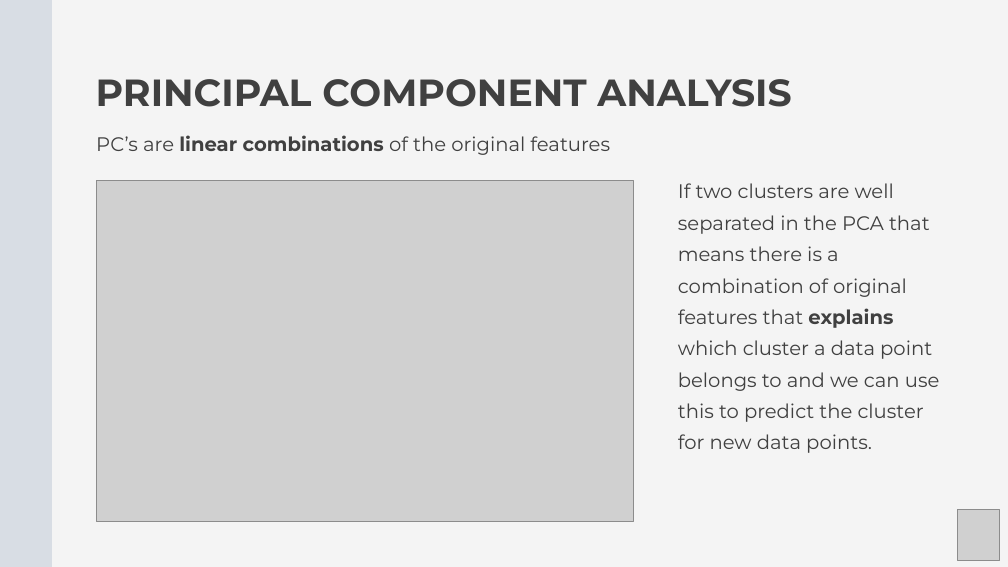
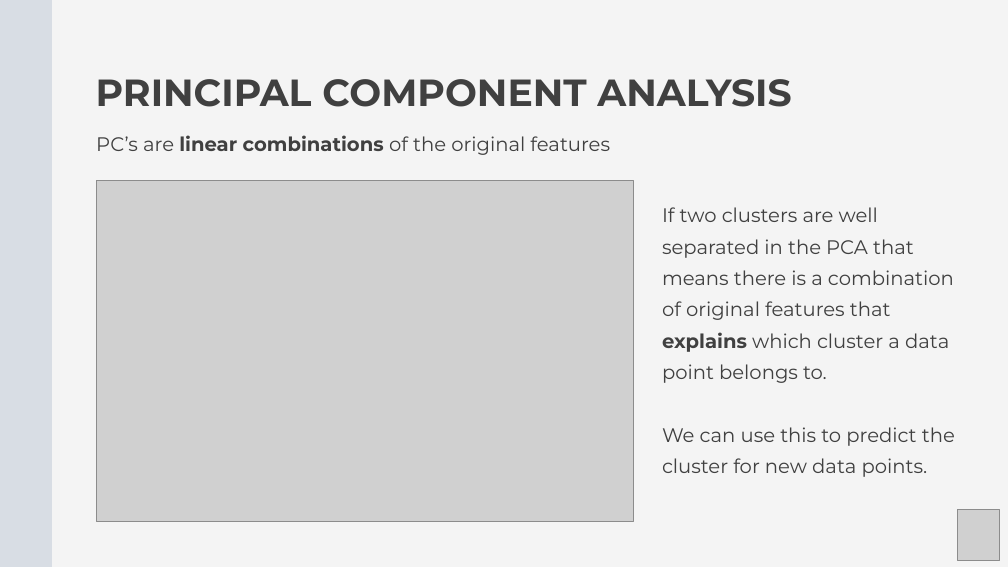
Before and after one commit to Center-for-Health-Data-Science/Foundations-of-Health-Data-Science, a slide deck: slide 9 of Slides/FHDS_Exploratory_Data_Analysis_Part2.pptx (slide 8 before the commit). Drawn at 1008x567 pixels with LibreOffice and Linux fonts; fonts in the diff are those of the drawing; grey boxes stand for pictures. Boxes give left, top, right and bottom in pixels: in the first picture for what was removed or moved away, otherwise in the second. Text is boxed around its words. In the diff, an @@ line names an element or a change of style, - is before the commit and + after.

```diff
--- a/Slides/FHDS_Exploratory_Data_Analysis_Part2.pptx
+++ b/Slides/FHDS_Exploratory_Data_Analysis_Part2.pptx
@@ text at [662,207,955,477]: text changed @@
-If two clusters are well separated in the PCA that means there is a combination of original features that explains which cluster a data point belongs to and we can use this to predict the cluster for new data points.
+If two clusters are well separated in the PCA that means there is a combination of original features that explains which cluster a data point belongs to.
+We can use this to predict the cluster for new data points.
```
Also in this commit, not shown: 15 other slides changed, 2 slides added, 1 slide removed, 1 other file.
